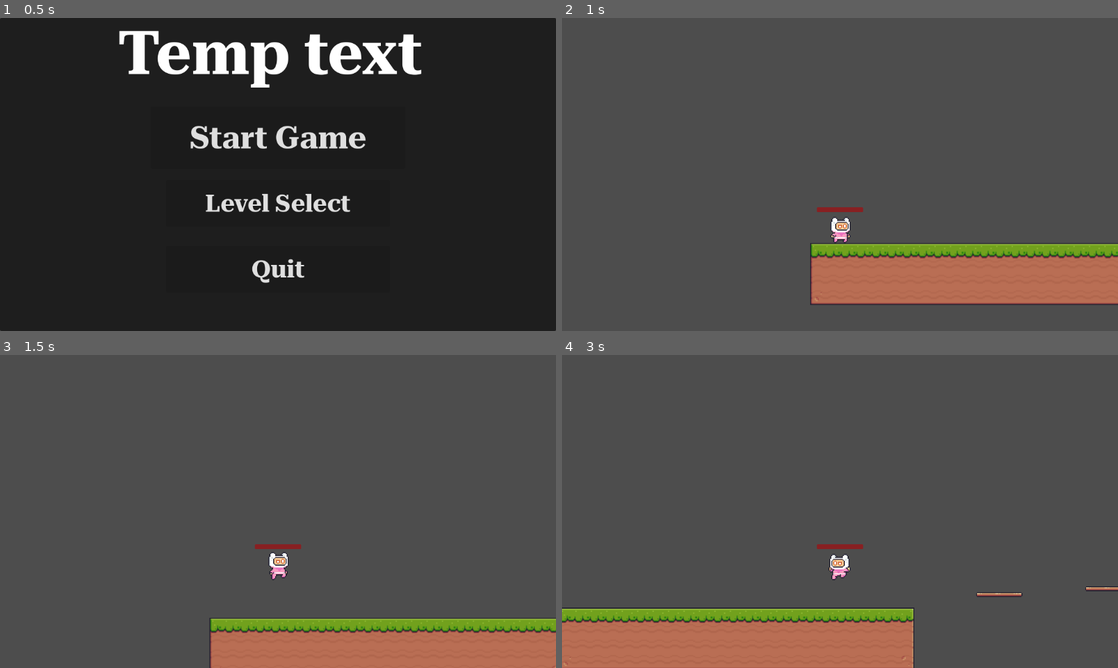
Above: before the commit, frames 1-4 (two rows, left to right).
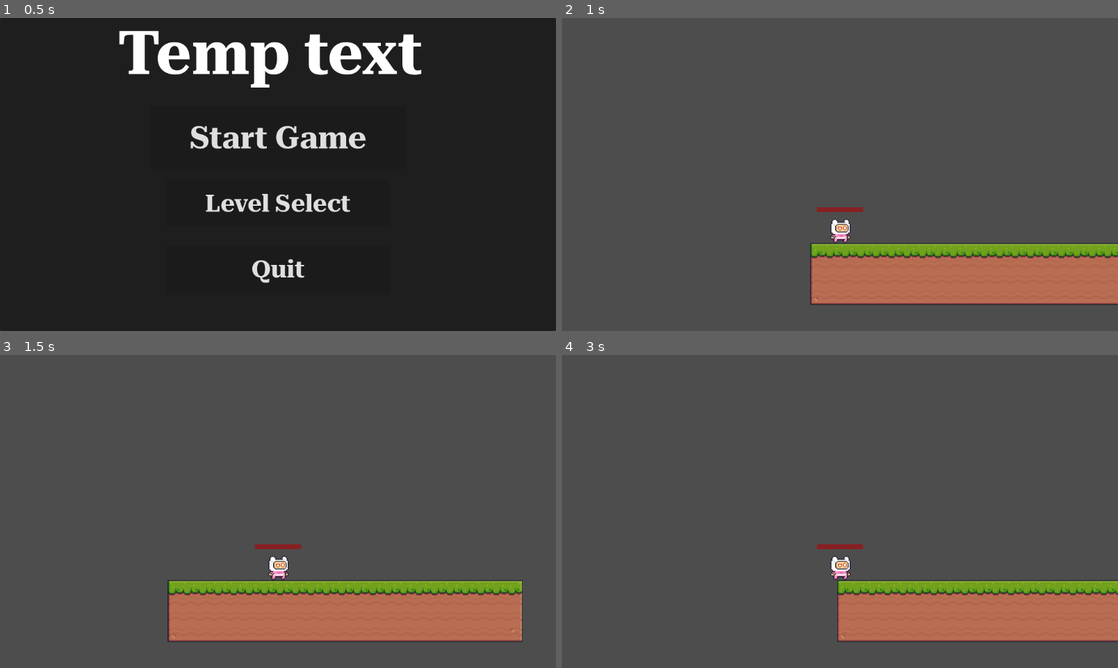
Above: after the commit, the same moments.

Repository: HiggloH/2d_platformer
Game: Godot game, scene res://Managers/Game/game_manager.tscn
Two runs of this game, one before a commit and one after it. Both use one fixed random seed, a clock stepped at 60 frames per second and the inputs below.
Inputs (mouse positions are in pixels of both pictures, inside the frame that each line leads up to):
- Up to frame 1 (0.5 s): no input
- Up to frame 2 (1 s): click "Start Game" at 0.5 s
- Up to frame 3 (1.5 s): move the mouse to (400, 495) at 1.27 s; hold D (right) from 1.28 s (still down); hold Space (jump) from 1.28 s (still down)
- Up to frame 4 (3 s): move the mouse to (728, 527) at 2.02 s; release Space (jump) at 2.03 s; click (728, 527) at 2.1 s; tap Space (jump) at 2.27, 2.3, 2.57 s; move the mouse to (895, 442) at 2.77 s; release D (right) at 2.78 s; hold A (left) from 2.78 s (still down); hold Space (jump) from 2.78 s (still down); tap E (use) at 2.85 s

Frame 1 is identical in both runs. In frame 2, 0.1% of the frame differs, in the area x 48-52%, y 63-71%; in frame 3, 17%; in frame 4, 20%, in the area x 0-100%, y 63-100%.

Commit message:
new player controller start

Diff:
--- a/Levels/Level0-10/level_2.tscn
+++ b/Levels/Level0-10/level_2.tscn
@@ -34,6 +34,9 @@
 
 [node name="KillZone3" parent="Obsticales/KillZones" instance=ExtResource("3_l5k27")]
 position = Vector2(1623, 146)
+
+[node name="KillZone4" parent="Obsticales/KillZones" instance=ExtResource("3_l5k27")]
+position = Vector2(2696, 146)
 
 [node name="Platfroms" type="Node2D" parent="Obsticales"]
 
@@ -81,5 +84,5 @@
 region_rect = Rect2(393, 105, 42, 8)
 
 [node name="SwordPickup" parent="Boss" instance=ExtResource("3_x364v")]
-position = Vector2(2824, 45)
+position = Vector2(2584, 48)
 rotation = 1.57079
--- /dev/null
+++ b/Player/Player_Controller.gd
@@ -0,0 +1,53 @@
+extends CharacterBody2D
+
+const GRAVITY: float = 1200.0
+const MAX_VELOCITY: Vector2 = Vector2(0, 10000)
+
+enum States {
+	Idle,
+	Jumping,
+	Falling,
+	WallJumping
+}
+
+@export var move_speed: int = 25000
+var move_direction: int = 0
+var last_direction: int = 0
+
+var current_state: States = States.Idle
+
+func change_state(new_state: States):
+	current_state = new_state
+
+func _physics_process(delta):
+	if not is_on_floor():
+		if velocity.y <= MAX_VELOCITY.y:
+			velocity.y += GRAVITY * delta
+
+	match current_state:
+		States.Idle:
+			Move(delta)
+		States.Jumping:
+			pass
+
+	move_and_slide()
+
+func Move(delta: float):
+	move_direction = Input.get_axis("left", "right")
+
+	velocity.x = move_direction * move_speed * delta
+
+func _unhandled_input(event):
+	if event.is_action_pressed("jump"):
+		print("jump")
+
+func _on_hit_box_area_entered(area: Area2D):
+	if area.is_in_group("Kill_Zone"):
+		GlobalSignals.emit_signal("player_death")
+		queue_free()
+
+func _on_hit_box_area_exited(area):
+	pass # Replace with function body.
+
+func _on_hit_box_body_entered(body):
+	pass # Replace with function body.
--- a/Player/player.gd
+++ b/Player/player.gd
@@ -17,6 +17,8 @@
 @export var health = 100
 
 @export var gravity: float = 10
+var max_velocity = Vector2(0, 900)
+
 @export var wall_gravity: float = 50
 var direction
 var last_direction
@@ -41,7 +43,8 @@
 
 		velocity.y += wall_gravity
 	elif not is_on_floor():
-		velocity.y += gravity
+		if velocity.y <= max_velocity.y:
+			velocity.y += gravity
 		animation.play("Jump")
 
 	if kockback:
--- a/Player/player.tscn
+++ b/Player/player.tscn
@@ -1,6 +1,6 @@
 [gd_scene load_steps=39 format=3 uid="uid://cimdsuny8kwq2"]
 
-[ext_resource type="Script" path="res://Player/player.gd" id="1_qt1x4"]
+[ext_resource type="Script" path="res://Player/Player_Controller.gd" id="1_qcrjm"]
 [ext_resource type="Texture2D" uid="uid://bgqqd776lwcnl" path="res://Art/Free/Main Characters/Pink Man/Run (32x32).png" id="2_ix7xs"]
 [ext_resource type="Texture2D" uid="uid://blow0k6pw25ib" path="res://Art/Free/Main Characters/Pink Man/Jump (32x32).png" id="2_n2sxa"]
 [ext_resource type="Texture2D" uid="uid://by0v2qdvc08r8" path="res://Art/Free/Main Characters/Pink Man/Fall (32x32).png" id="3_4dyd0"]
@@ -241,7 +241,7 @@
 
 [node name="Player" type="CharacterBody2D" groups=["Player"]]
 collision_layer = 3
-script = ExtResource("1_qt1x4")
+script = ExtResource("1_qcrjm")
 
 [node name="AnimatedSprite2D" type="AnimatedSprite2D" parent="."]
 texture_filter = 1
